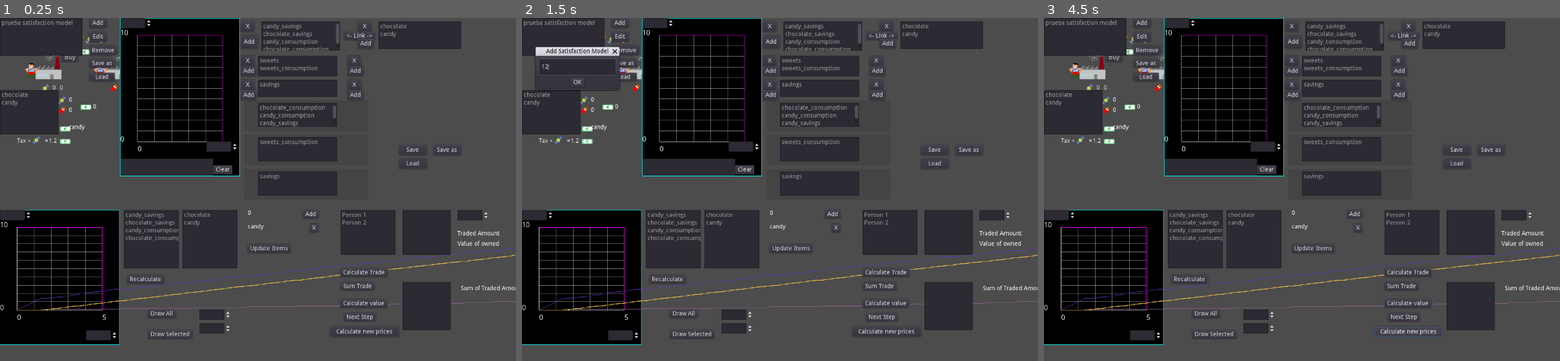
Above: before the commit, frames 1-3 (left to right).
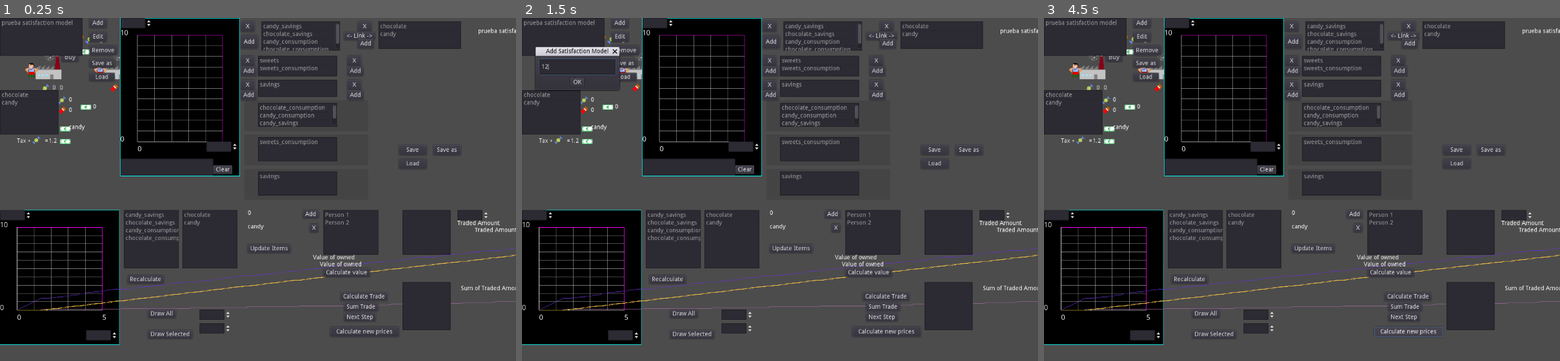
Above: after the commit, the same moments.

Repository: carlostgit/Fiat2
Game: Godot game, scene res://Fiat.tscn
Two runs of this game, one before a commit and one after it. Both use one fixed random seed, a clock stepped at 60 frames per second and the inputs below.
Inputs (mouse positions are in pixels of both pictures, inside the frame that each line leads up to):
- Up to frame 1 (0.25 s): no input
- Up to frame 2 (1.5 s): click "Add" at 0.5 s; click (578, 66) at 1.27 s; type "12" at 1.35 s
- Up to frame 3 (4.5 s): click "Edit" at 2 s; click "Remove" at 2.75 s; click "X" at 3.5 s; click "Calculate new prices" at 4.25 s

The runs differ from the first frame. In frame 1, 1.6% of the frame differs, in the area x 60-100%, y 3-85%; in frame 2, 1.6%; in frame 3, 1.6%.

Commit message:
Sigo avanzando en PriceCalculationTesterScene

Diff:
--- /dev/null
+++ b/PriceCalculation/AddButton.gd
@@ -0,0 +1,21 @@
+extends Button
+
+
+# Declare member variables here. Examples:
+# var a = 2
+# var b = "text"
+
+
+# Called when the node enters the scene tree for the first time.
+func _ready():
+	pass # Replace with function body.
+
+
+# Called every frame. 'delta' is the elapsed time since the previous frame.
+#func _process(delta):
+#	pass
+
+
+func _on_AddButton_pressed():
+	get_node("../AddPersonAcceptDialog").popup()
+#	pass # Replace with function body.
--- /dev/null
+++ b/PriceCalculation/AddPersonAcceptDialog.gd
@@ -0,0 +1,29 @@
+extends AcceptDialog
+
+signal ok_pressed(text)
+
+# Declare member variables here. Examples:
+# var a = 2
+# var b = "text"
+
+
+# Called when the node enters the scene tree for the first time.
+func _ready():
+	self.register_text_enter($AddLineEdit) #Para que al dar al Enter se acepte el diálogo
+
+
+# Called every frame. 'delta' is the elapsed time since the previous frame.
+#func _process(delta):
+#	pass
+
+
+func _on_AddPersonAcceptDialog_confirmed():
+	var add_text:String = $AddLineEdit.get_text()
+	emit_signal("ok_pressed",add_text)
+	$AddLineEdit.clear()
+
+
+
+func _on_AddPersonAcceptDialog_about_to_show():
+#	Sin el call_defferred no funciona
+	$AddLineEdit.call_deferred("grab_focus")
--- a/PriceCalculation/Market.gd
+++ b/PriceCalculation/Market.gd
@@ -56,6 +56,9 @@
 			empty_owned_products_combidict[product] = 0.0
 		self._person_owned_dict[person_arg] = empty_owned_products_combidict
 
+func remove_person(person_arg:String):
+	if _persons.has(person_arg):
+		_persons.erase(person_arg)
 
 func calculate_best_combinations():
 	for person in _persons:
--- a/PriceCalculation/MarketTesterScene.gd
+++ b/PriceCalculation/MarketTesterScene.gd
@@ -8,6 +8,8 @@
 const Market = preload("res://PriceCalculation/Market.gd")
 
 var _market:Node = null
+
+var _default_satisf_calc = null
 
 # Called when the node enters the scene tree for the first time.
 func _ready():
@@ -30,6 +32,7 @@
 
 func init_default_example(satisf_calc_arg:Node):
 	_market.init_default_example(satisf_calc_arg)
+	_default_satisf_calc = satisf_calc_arg
 	update_person_list()
 
 
@@ -151,3 +154,30 @@
 
 func _on_CalculateNewPricesButton_pressed():
 	_market.calculate_new_prices()
+
+
+
+func _on_RemoveButton_pressed():
+	var person_product_dict:Dictionary = {}
+	var selected_persons:Array = $PersonsItemList.get_selected_items()
+	if selected_persons.size()>0:
+		var selected_person_index:int = selected_persons.front()
+		var person:String = $PersonsItemList.get_item_text(selected_person_index)
+		_market.remove_person(person)
+		update_person_list()
+
+
+
+func _on_AddButton_pressed():
+	$AddPersonAcceptDialog.popup()
+	print("$AddPersonAcceptDialog.get_position()")
+	print($AddPersonAcceptDialog.get_position())
+	$AddPersonAcceptDialog.set_position(self.get_position())
+
+
+func _on_AddPersonAcceptDialog_ok_pressed(text):
+	for i in range(0,$PersonsItemList.get_item_count()):
+		if text==$PersonsItemList.get_item_text(i):
+			return
+	_market.add_person(text,_default_satisf_calc)
+	self.update_person_list()
--- a/PriceCalculation/PriceCalculationTesterScene.gd
+++ b/PriceCalculation/PriceCalculationTesterScene.gd
@@ -19,8 +19,9 @@
 # Called when the node enters the scene tree for the first time.
 func _ready():
 
-	var satisfaction_calculator:SatisfactionCalculator = create_default_satisfaction_model()
-	name_satisf_calc_dic["prueba satisfaction model"] = satisfaction_calculator
+	var name_of_satisf = "prueba satisfaction model"
+	var satisfaction_calculator:SatisfactionCalculator = create_default_satisfaction_model(name_of_satisf)
+	name_satisf_calc_dic[name_of_satisf] = satisfaction_calculator
 	$SatisfactionModelEditor.set_satisfaction_calculator_ref(satisfaction_calculator)
 	$TradeTesterScene.set_satisfaction_calculator_ref(satisfaction_calculator)
 	$MarketTesterScene.init_default_example(satisfaction_calculator)
@@ -40,9 +41,11 @@
 
 
 
-func create_default_satisfaction_model() -> Node:
+func create_default_satisfaction_model(name_arg:String="default_satisf_calc") -> Node:
 
 	var satisfaction_calculator:SatisfactionCalculator = SatisfactionCalculator.new()
+
+	satisfaction_calculator.set_name(name_arg)
 
 	var options_array:Array = ["candy_savings","chocolate_savings",
 						"candy_consumption","chocolate_consumption"]
@@ -90,7 +93,7 @@
 	for i in range(0,$SatisfactionModelItemList.get_item_count()):
 		if text==$SatisfactionModelItemList.get_item_text(i):
 			return
-	name_satisf_calc_dic[text] = create_default_satisfaction_model()
+	name_satisf_calc_dic[text] = create_default_satisfaction_model(text)
 	update_item_list()
 
 
@@ -107,14 +110,14 @@
 	if (selected_items.size()):
 
 		var old_satisf
-		var old_name=""
-		$SatisfactionModelEditor.get_satisfaction_calculator_ref(old_satisf,old_name)
-		name_satisf_calc_dic[old_name]=old_satisf
+#		var old_name=""
+		old_satisf = $SatisfactionModelEditor.get_satisfaction_calculator_ref()
+		name_satisf_calc_dic[old_satisf.get_name()]=old_satisf
 
 		var first_select_index = selected_items[0]
 		var name = $SatisfactionModelItemList.get_item_text(first_select_index)
 		var satisf_calc:SatisfactionCalculator = name_satisf_calc_dic[name]
-		$SatisfactionModelEditor.set_satisfaction_calculator_ref(satisf_calc,name)
+		$SatisfactionModelEditor.set_satisfaction_calculator_ref(satisf_calc)
 		$SatisfactionModelEditor.show()
 
 
--- a/PriceCalculation/PriceCalculationTesterScene.tscn
+++ b/PriceCalculation/PriceCalculationTesterScene.tscn
@@ -7,6 +7,7 @@
 [ext_resource path="res://PriceCalculation/TradeTesterScene.gd" type="Script" id=5]
 [ext_resource path="res://PriceCalculation/PricesEditor.gd" type="Script" id=6]
 [ext_resource path="res://PriceCalculation/MarketTesterScene.gd" type="Script" id=7]
+[ext_resource path="res://PriceCalculation/AddPersonAcceptDialog.gd" type="Script" id=8]
 
 [node name="Control" type="Control"]
 anchor_right = 1.0
@@ -25,6 +26,9 @@
 [node name="SatisfactionModelItemList" type="ItemList" parent="."]
 margin_right = 192.0
 margin_bottom = 88.0
+__meta__ = {
+"_edit_use_anchors_": false
+}
 
 [node name="AddButton" type="Button" parent="."]
 margin_left = 208.0
@@ -261,8 +265,8 @@
 }
 
 [node name="PersonsItemList" type="ItemList" parent="MarketTesterScene"]
-margin_left = 88.0
-margin_right = 216.0
+margin_left = 48.0
+margin_right = 176.0
 margin_bottom = 104.0
 
 [node name="AddButton" type="Button" parent="MarketTesterScene"]
@@ -273,6 +277,24 @@
 "_edit_use_anchors_": false
 }
 
+[node name="AddPersonAcceptDialog" type="AcceptDialog" parent="MarketTesterScene"]
+margin_left = 48.0
+margin_top = 16.0
+margin_right = 352.0
+margin_bottom = 128.0
+popup_exclusive = true
+window_title = "Add Person"
+script = ExtResource( 8 )
+__meta__ = {
+"_edit_use_anchors_": false
+}
+
+[node name="AddLineEdit" type="LineEdit" parent="MarketTesterScene/AddPersonAcceptDialog"]
+margin_left = 8.0
+margin_top = 8.0
+margin_right = 296.0
+margin_bottom = 76.0
+
 [node name="OwnedProductsItemList" type="ItemList" parent="MarketTesterScene"]
 margin_left = 232.0
 margin_right = 344.0
@@ -285,9 +307,19 @@
 
 [node name="TradeLabel" type="Label" parent="MarketTesterScene"]
 margin_left = 360.0
-margin_top = 48.0
+margin_top = 24.0
 margin_right = 458.0
-margin_bottom = 62.0
+margin_bottom = 64.0
+text = "Traded Amount"
+__meta__ = {
+"_edit_use_anchors_": false
+}
+
+[node name="Label" type="Label" parent="MarketTesterScene"]
+margin_left = 400.0
+margin_top = 40.0
+margin_right = 498.0
+margin_bottom = 54.0
 text = "Traded Amount"
 __meta__ = {
 "_edit_use_anchors_": false
@@ -311,19 +343,19 @@
 
 [node name="CalculateTradeButton" type="Button" parent="MarketTesterScene"]
 margin_left = 88.0
-margin_top = 136.0
+margin_top = 192.0
 margin_right = 197.0
-margin_bottom = 156.0
+margin_bottom = 212.0
 text = "Calculate Trade"
 __meta__ = {
 "_edit_use_anchors_": false
 }
 
 [node name="SumTradeButton" type="Button" parent="MarketTesterScene"]
-margin_left = 88.0
-margin_top = 168.0
-margin_right = 167.0
-margin_bottom = 188.0
+margin_left = 96.0
+margin_top = 216.0
+margin_right = 175.0
+margin_bottom = 236.0
 text = "Sum Trade"
 __meta__ = {
 "_edit_use_anchors_": false
@@ -335,22 +367,35 @@
 margin_right = 36.0
 margin_bottom = 52.0
 text = "X"
+__meta__ = {
+"_edit_use_anchors_": false
+}
 
 [node name="ValueOfOwnedLabel" type="Label" parent="MarketTesterScene"]
-margin_left = 360.0
-margin_top = 72.0
-margin_right = 464.0
-margin_bottom = 96.0
+margin_left = 24.0
+margin_top = 104.0
+margin_right = 128.0
+margin_bottom = 120.0
 text = "Value of owned"
 __meta__ = {
 "_edit_use_anchors_": false
 }
 
+[node name="Label2" type="Label" parent="MarketTesterScene"]
+margin_left = 40.0
+margin_top = 120.0
+margin_right = 144.0
+margin_bottom = 134.0
+text = "Value of owned"
+__meta__ = {
+"_edit_use_anchors_": false
+}
+
 [node name="CalculateValueButton" type="Button" parent="MarketTesterScene"]
-margin_left = 88.0
-margin_top = 208.0
-margin_right = 196.0
-margin_bottom = 228.0
+margin_left = 48.0
+margin_top = 136.0
+margin_right = 156.0
+margin_bottom = 156.0
 text = "Calculate value"
 
 [node name="NextStepButton" type="Button" parent="MarketTesterScene"]
@@ -387,10 +432,15 @@
 [connection signal="value_changed" from="PricesEditor/PriceSpinBox" to="PricesEditor" method="_on_PriceSpinBox_value_changed"]
 [connection signal="pressed" from="PricesEditor/SetCurrencyButton" to="PricesEditor" method="_on_SetCurrencyButton_pressed"]
 [connection signal="item_selected" from="MarketTesterScene/PersonsItemList" to="MarketTesterScene" method="_on_PersonsItemList_item_selected"]
+[connection signal="pressed" from="MarketTesterScene/AddButton" to="MarketTesterScene" method="_on_AddButton_pressed"]
+[connection signal="about_to_show" from="MarketTesterScene/AddPersonAcceptDialog" to="MarketTesterScene/AddPersonAcceptDialog" method="_on_AddPersonAcceptDialog_about_to_show"]
+[connection signal="confirmed" from="MarketTesterScene/AddPersonAcceptDialog" to="MarketTesterScene/AddPersonAcceptDialog" method="_on_AddPersonAcceptDialog_confirmed"]
+[connection signal="ok_pressed" from="MarketTesterScene/AddPersonAcceptDialog" to="MarketTesterScene" method="_on_AddPersonAcceptDialog_ok_pressed"]
 [connection signal="item_selected" from="MarketTesterScene/OwnedProductsItemList" to="MarketTesterScene" method="_on_OwnedProductsItemList_item_selected"]
 [connection signal="value_changed" from="MarketTesterScene/AmountOwnedSpinBox" to="MarketTesterScene" method="_on_AmountOwnedSpinBox_value_changed"]
 [connection signal="pressed" from="MarketTesterScene/CalculateTradeButton" to="MarketTesterScene" method="_on_CalculateTradeButton_pressed"]
 [connection signal="pressed" from="MarketTesterScene/SumTradeButton" to="MarketTesterScene" method="_on_SumTradeButton_pressed"]
+[connection signal="pressed" from="MarketTesterScene/RemoveButton" to="MarketTesterScene" method="_on_RemoveButton_pressed"]
 [connection signal="pressed" from="MarketTesterScene/CalculateValueButton" to="MarketTesterScene" method="_on_CalculateValueButton_pressed"]
 [connection signal="pressed" from="MarketTesterScene/NextStepButton" to="MarketTesterScene" method="_on_NextStepButton_pressed"]
 [connection signal="pressed" from="MarketTesterScene/CalculateNewPricesButton" to="MarketTesterScene" method="_on_CalculateNewPricesButton_pressed"]
--- a/PriceCalculation/SatisfactionCalculator.gd
+++ b/PriceCalculation/SatisfactionCalculator.gd
@@ -40,6 +40,7 @@
 									"chocolate_consumption": "chocolate",}
 
 
+var _name:String = "satisf_calc_default_name"
 
 # Called when the node enters the scene tree for the first time.
 func _ready():
@@ -115,7 +116,13 @@
 	_supplementary_combo_satisf_curve_dict = (satisfaction_calculator_arg.get_satisfaction_curves_of_supplementary_combos()).duplicate()
 	_options = (satisfaction_calculator_arg.get_options()).duplicate()
 	_option_product_dict = (satisfaction_calculator_arg.get_option_product_dict()).duplicate()
-
+	_name = str(satisfaction_calculator_arg.get_name())
+
+func get_name()->String:
+	return _name
+
+func set_name(name_arg:String):
+	_name = name_arg
 
 func reset()->void:
 	_option_satisf_curve_dict.clear()
@@ -763,6 +770,7 @@
 		sup_combo_satisf_curv[option] = sat_curv_dict
 	save_dict["_supplementary_combo_satisf_curve_dict"] = sup_combo_satisf_curv
 
+	save_dict["_name"] = _name
 #	print(to_json(save_dict))
 
 	return save_dict
@@ -813,3 +821,6 @@
 				var satisf_curve:SatisfactionCurve = SatisfactionCurve.new()
 				satisf_curve.from_dict(option_satisf[option])
 				_supplementary_combo_satisf_curve_dict[option] = satisf_curve
+
+		if dic_key == "_name":
+			self._name = saved_dict[dic_key]
--- a/PriceCalculation/SatisfactionModelEditor.gd
+++ b/PriceCalculation/SatisfactionModelEditor.gd
@@ -78,18 +78,18 @@
 	$SatisfCurvesForSupCombos/PrefAt0ForSupCombosSpinBox.hide()
 
 
-func set_satisfaction_calculator_ref(satisf_calculator_arg, name_arg:String=""):
+func set_satisfaction_calculator_ref(satisf_calculator_arg):
 	_satisfaction_calculator_ref = satisf_calculator_arg
-	self.name_of_model = name_arg
+	self.name_of_model = satisf_calculator_arg.get_name()
 
 #	He creado un _init en SatisfactionCalculator, que hace de constructor de copia
 #	_satisfaction_calculator_copy = SatisfactionCalculator.new(satisf_calculator_arg)
 
 	update_satisfaction_calculator_data()
 
-func get_satisfaction_calculator_ref(satisf_calculator_output, name_output:String):
-	satisf_calculator_output = _satisfaction_calculator_ref
-	name_output = self.name_of_model
+func get_satisfaction_calculator_ref():
+	return _satisfaction_calculator_ref
+#	name_output = self.name_of_model
 
 func draw_satisfaction_curve(satisf_curve_arg, curve_name_arg:String = "satisf"):
 #	$Plotter.clear()
Not shown: 1 places in Fiat.tscn that only renumber resources
Not shown: 1 places in PriceCalculation/PriceCalculationTesterScene.tscn that only renumber resources
